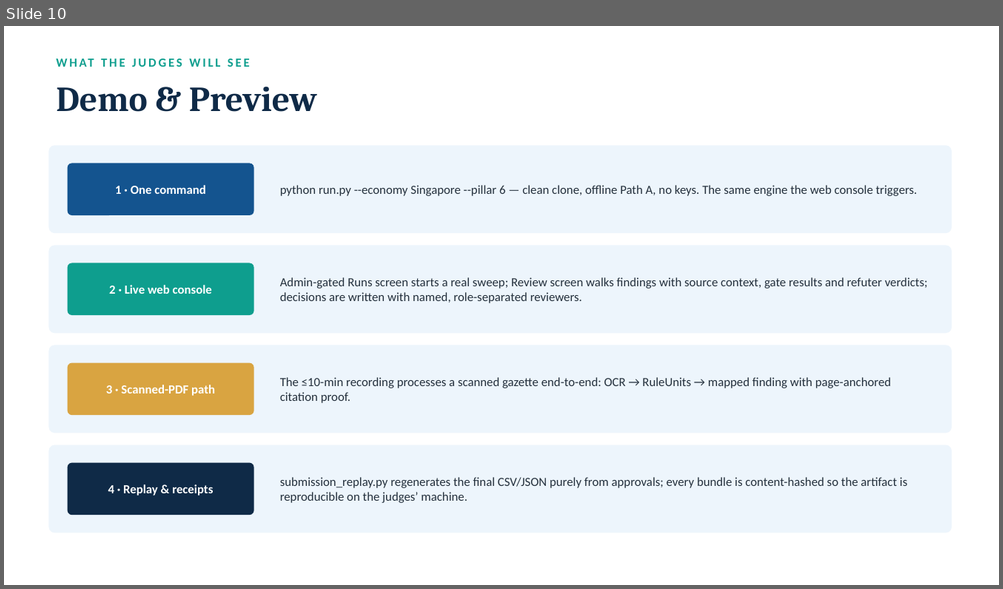
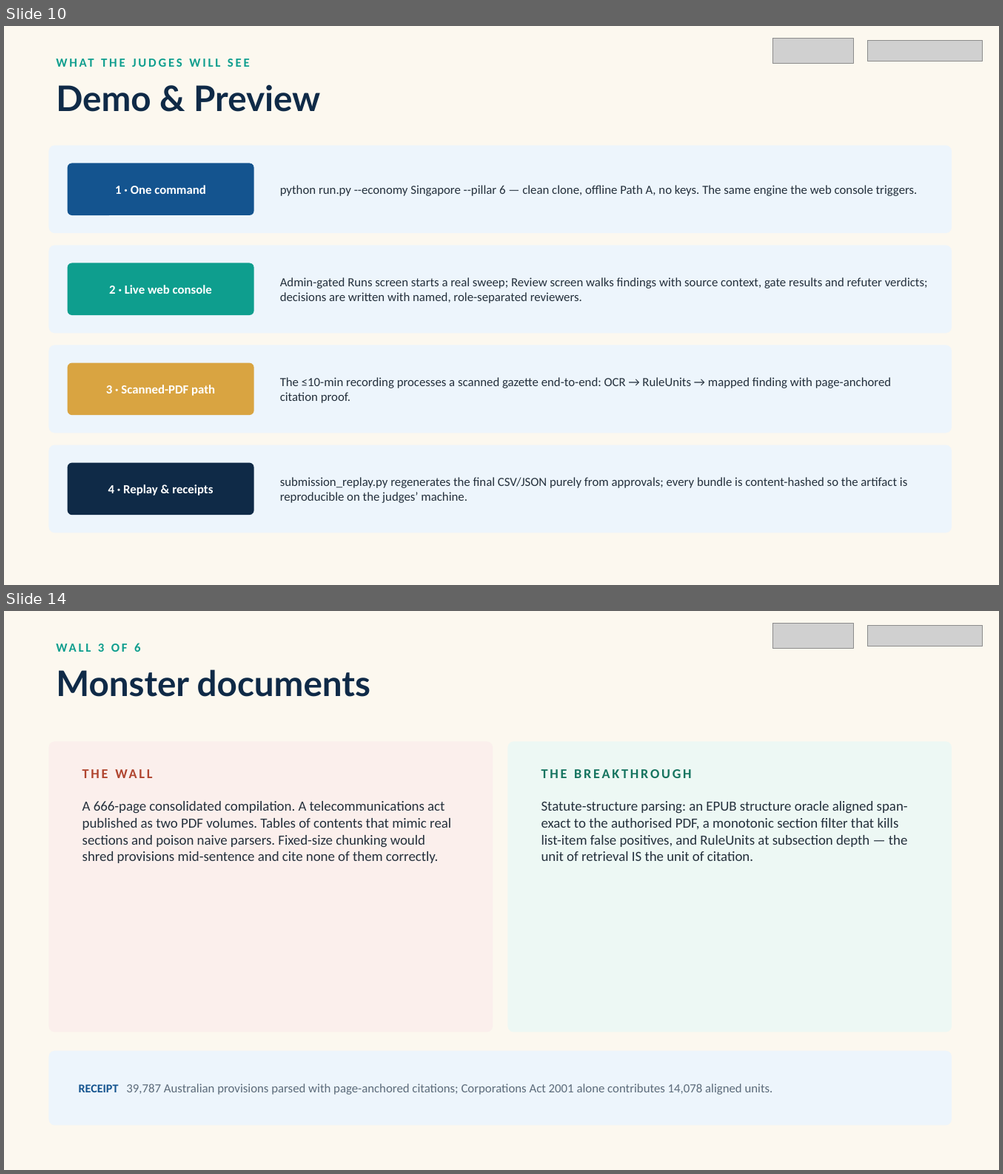
Before and after one commit to nafew0/ClauseChain, a slide deck: ClauseChain_Pitch_Deck.pptx. Shown one above the other, each under a label of ours: slide 10 before the commit, slides 10 and 14 after it; the slides between them are not shown. The pictures are 1003x589 and 1003x1174 pixels, drawn with LibreOffice and Linux fonts; fonts in the diff are those of the drawing; grey boxes stand for pictures; background and template pictures are left out. Boxes give left, top, right and bottom in pixels: in the first picture for what was removed or moved away, otherwise in the second. Text is boxed around its words. In the diff, an @@ line names an element or a change of style, - is before the commit and + after.

```diff
--- a/ClauseChain_Pitch_Deck.pptx
+++ b/ClauseChain_Pitch_Deck.pptx
@@ slide 14 added at (4, 611, 999, 1170), background #FCF8EF @@
@@ picture added at (772, 623, 854, 648) @@
@@ picture added at (868, 625, 983, 646) @@
@@ text added at (98, 643, 140, 652), 12 pt, text #0E9E8E, bold @@
+WALL 3 OF 6
@@ text added at (56, 669, 370, 697), 34 pt, text #0F2A47, bold @@
+Monster documents
@@ rounded rectangle added at (48, 741, 492, 1033), fill #FBEFEC @@
@@ rounded rectangle added at (508, 741, 951, 1033), fill #EDF8F4 @@
@@ text added at (75, 760, 463, 786), 13 pt, text #B0452F, bold @@
+THE WALL
@@ text added at (541, 769, 691, 778), 13 pt, text #15745F, bold @@
+THE BREAKTHROUGH
@@ text added at (82, 801, 451, 863), 13.5 pt, text #24303C @@
+A 666-page consolidated compilation. A telecommunications act published as two PDF volumes. Tables of contents that mimic real sections and poison naive parsers. Fixed-size chunking would shred provisions mid-sentence and cite none of them correctly.
@@ text added at (541, 801, 908, 861), 13.5 pt, text #24303C @@
+Statute-structure parsing: an EPUB structure oracle aligned span-exact to the authorised PDF, a monotonic section filter that kills list-item false positives, and RuleUnits at subsection depth — the unit of retrieval IS the unit of citation.
@@ rounded rectangle added at (48, 1051, 951, 1126), fill #EDF5FC @@
@@ text added at (79, 1084, 773, 1095), 12 pt, text #5C6B7A @@
+RECEIPT 39,787 Australian provisions parsed with page-anchored citations; Corporations Act 2001 alone contributes 14,078 aligned units.
@@ slide 10 changed as well @@
@@ background #FFFFFF to #FCF8EF @@
@@ picture added at (772, 38, 854, 63) @@
@@ picture added at (868, 40, 983, 61) @@
@@ text "Demo & Preview" at (56, 84, 320, 112): font Cambria to Lato @@
```
Also in this commit, not shown: 14 other slides changed, 13 other slides added, 2 slides removed.
